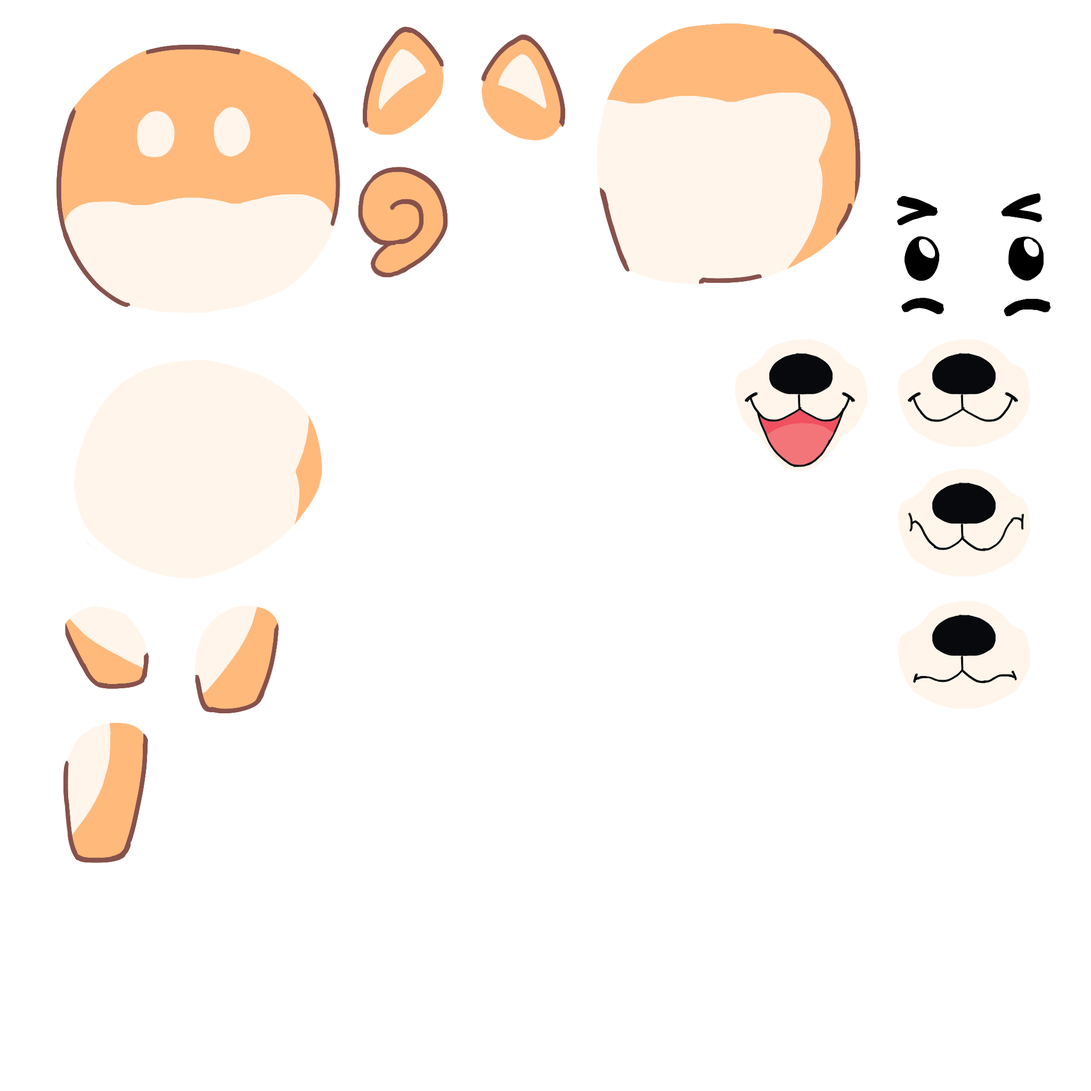
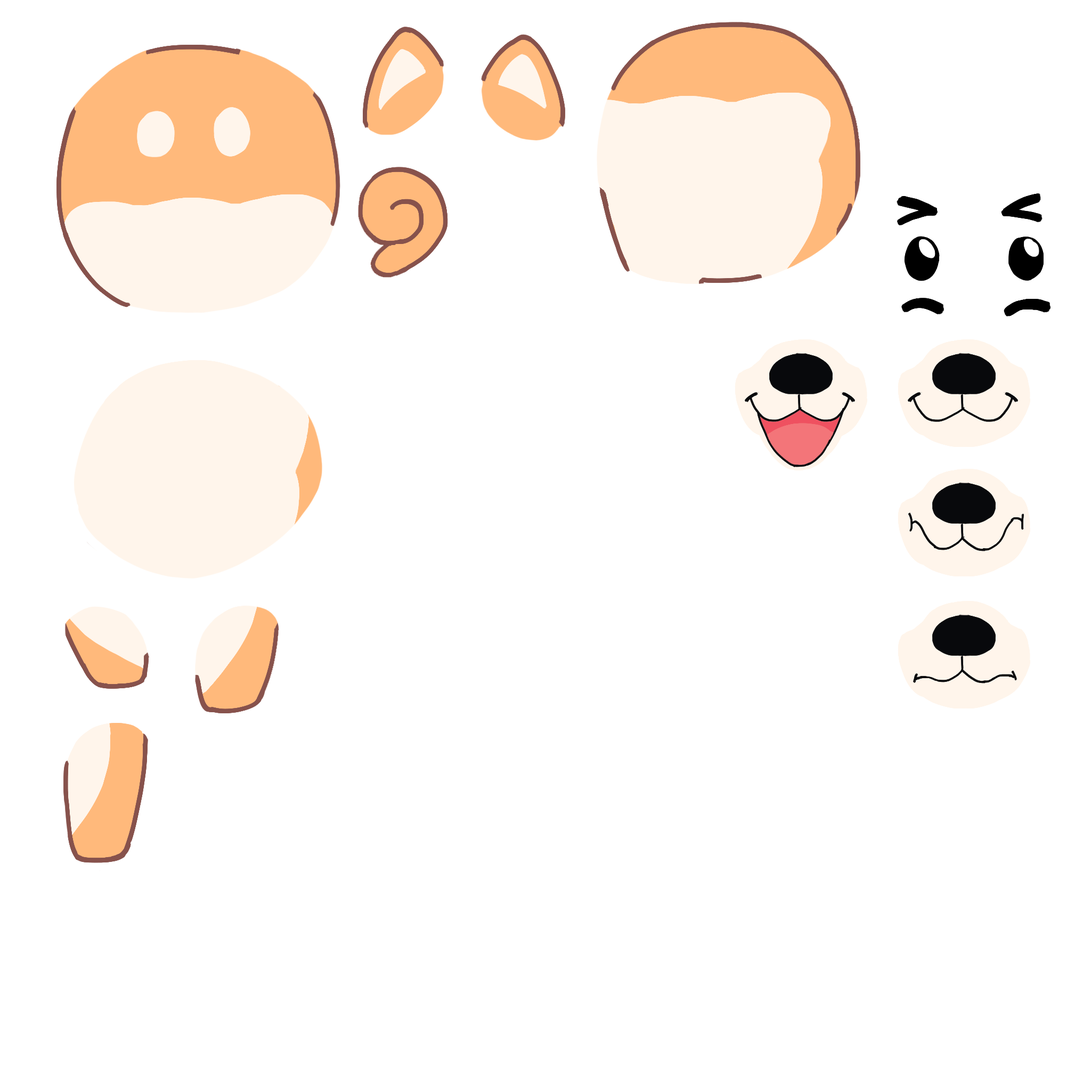
Two versions of the same layered image (1091x1091). Layer-by-layer changes:
painted on "body" over <box>611,21,802,92</box>
